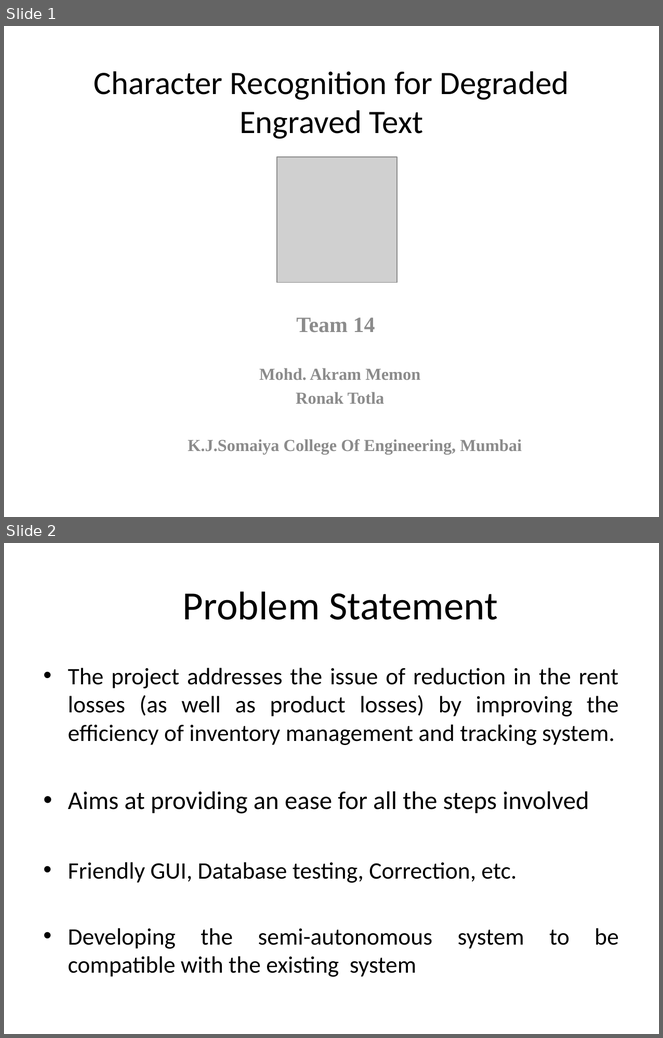
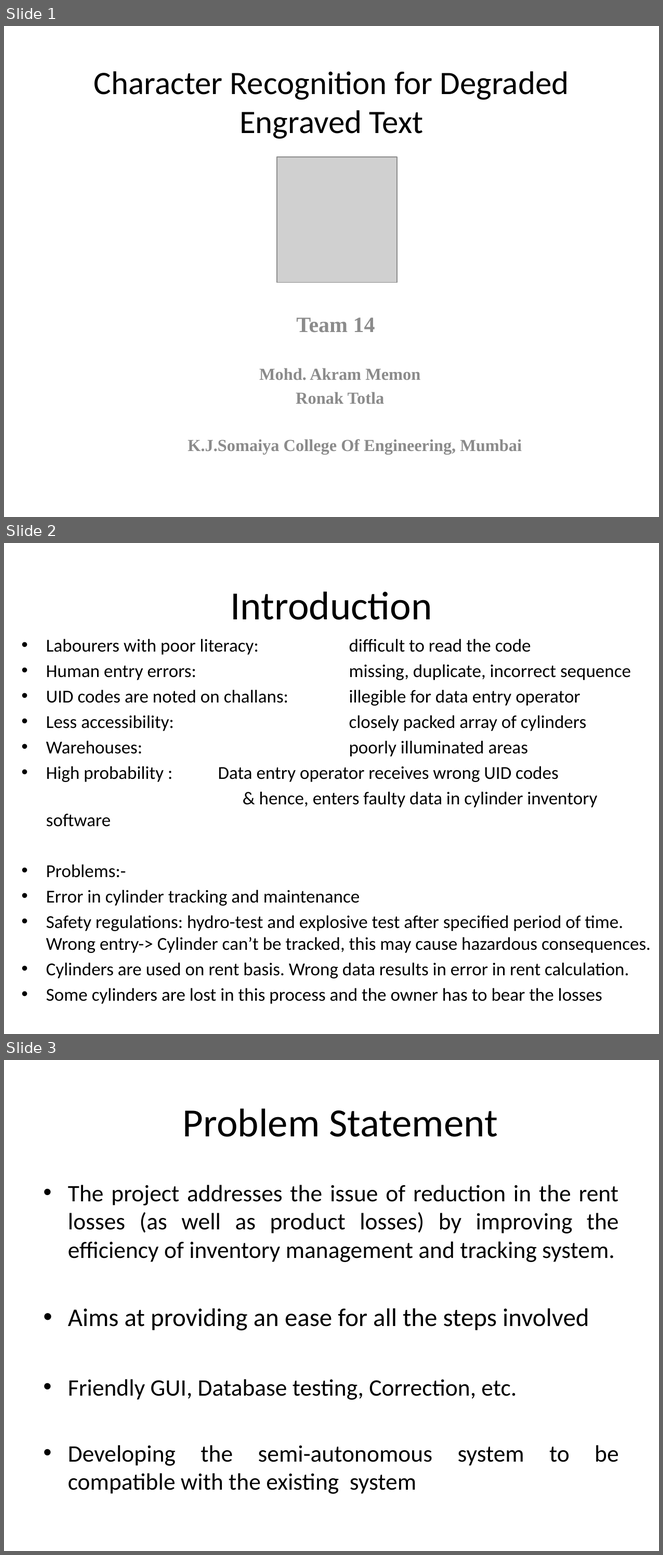
Before and after one commit to ronak4409/Character-Recognition, a slide deck: Presentation.pptx. Shown one above the other, each under a label of ours: slides 1 and 2 before the commit, slides 1, 2 and 3 after it. The pictures are 663x1038 and 663x1555 pixels, drawn with LibreOffice and Linux fonts; fonts in the diff are those of the drawing; grey boxes stand for pictures. Boxes give left, top, right and bottom in pixels: in the first picture for what was removed or moved away, otherwise in the second. Text is boxed around its words. In the diff, an @@ line names an element or a change of style, - is before the commit and + after.

Commit message:
first commit

```diff
--- a/Presentation.pptx
+++ b/Presentation.pptx
@@ slide 2 added at [4, 543, 659, 1034], background #FFFFFF @@
@@ title added at [231, 591, 432, 620], 44 pt, text #000000 @@
+Introduction
@@ text added at [46, 639, 651, 1004], 20 pt, text #000000 @@
+• Labourers with poor literacy: difficult to read the code
+• Human entry errors: missing, duplicate, incorrect sequence
+• UID codes are noted on challans: illegible for data entry operator
+• Less accessibility: closely packed array of cylinders
+• Warehouses: poorly illuminated areas
+• High probability : Data entry operator receives wrong UID codes
+& hence, enters faulty data in cylinder inventory software
+• Problems:-
+• Error in cylinder tracking and maintenance
+• Safety regulations: hydro-test and explosive test after specified period of time. Wrong entry-> Cylinder can’t be tracked, this may cause hazardous consequences.
+• Cylinders are used on rent basis. Wrong data results in error in rent calculation.
+• Some cylinders are lost in this process and the owner has to bear the losses
@@ what was slide 2 is now slide 3 @@
```
